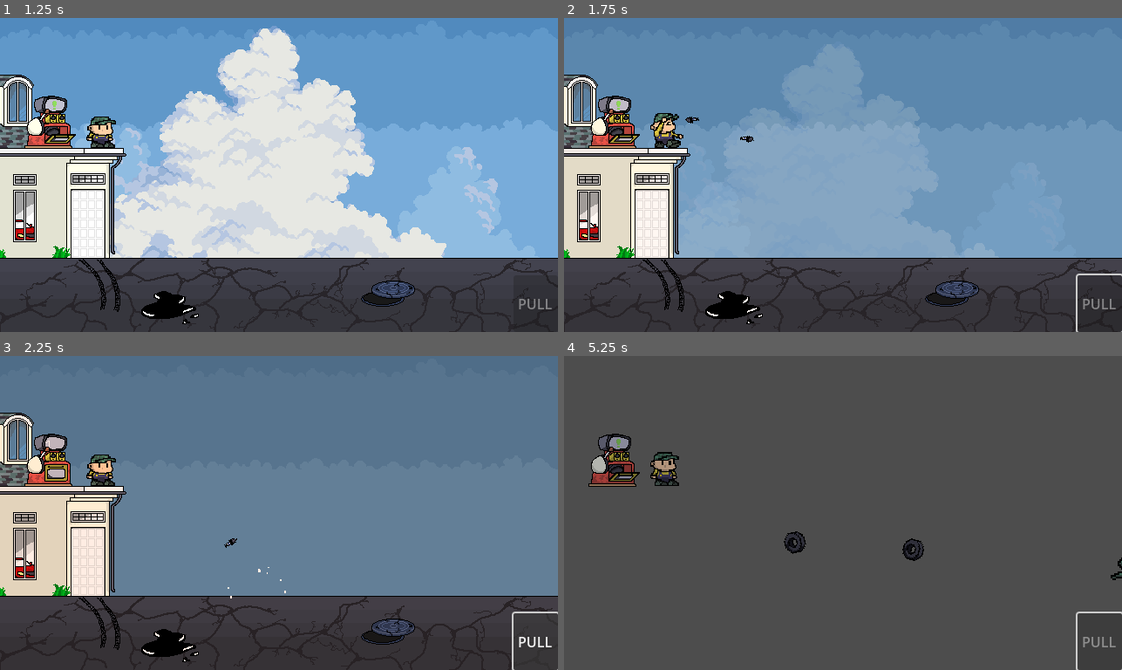
Above: before the commit, frames 1-4 (two rows, left to right).
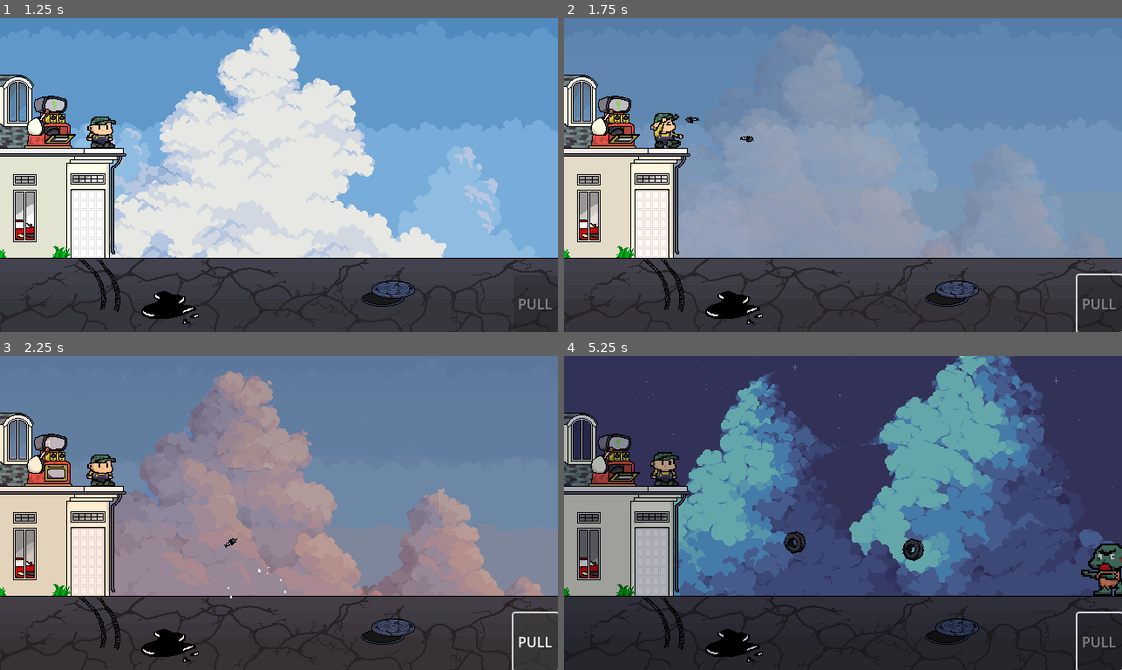
Above: after the commit, the same moments.

Repository: RayhanSP/gamedev-solo
Game: Godot game, scene res://scenes/main.tscn
The game is run twice, just before and just after one commit, with the same random seed, the same clock (stepped at 60 frames per second) and the same inputs.
Inputs:
- Up to frame 1 (1.25 s): click "PULL" at 0.5 s
- Up to frame 2 (1.75 s): tap Enter (ui_accept) at 1.25, 1.52 s; hold Right (ui_right) from 1.28 s (still down)
- Up to frame 3 (2.25 s): keep holding Right (ui_right)
- Up to frame 4 (5.25 s): tap Enter (ui_accept) at 2.27, 3.77, 4.52 s; release Right (ui_right) at 2.78 s; hold Left (ui_left) 2.78-3.53 s; hold Right (ui_right) 3.53-5.03 s; hold Left (ui_left) from 5.03 s (still down)

Frame 1 is identical in both runs. In frame 2, 1.6% of the frame differs, in the area x 33-99%, y 1-77%; in frame 3, 31%; in frame 4, 97%, in the area x 0-100%, y 0-100%.

Commit message:
fix: automatic scenery change and adjust zombie wave

Diff:
--- a/scenes/main.tscn
+++ b/scenes/main.tscn
@@ -30,7 +30,7 @@
 [ext_resource type="PackedScene" uid="uid://blfe2lt2lq7co" path="res://scenes/item_battery.tscn" id="25_vxglm"]
 
 [sub_resource type="RectangleShape2D" id="RectangleShape2D_sgp6g"]
-size = Vector2(27.072403, 17.552002)
+size = Vector2(22.266201, 17.552002)
 
 [node name="Main" type="Node2D" unique_id=159988853]
 script = ExtResource("1_2f3dj")
@@ -162,8 +162,8 @@
 scale = Vector2(6.45, 1)
 
 [node name="CollisionShape2D" type="CollisionShape2D" parent="Ground" unique_id=83386468]
-position = Vector2(17.681011, -6.119995)
-scale = Vector2(5, 4.999999)
+position = Vector2(5.6655045, -6.119995)
+scale = Vector2(5, 4.9999986)
 shape = SubResource("RectangleShape2D_sgp6g")
 
 [node name="Player" parent="." unique_id=1612350967 instance=ExtResource("1_o5qli")]
@@ -178,4 +178,4 @@
 position = Vector2(57, 118)
 
 [node name="SpawnPoint" type="Marker2D" parent="." unique_id=1221279923]
-position = Vector2(713, 257)
+position = Vector2(671, 249)
--- a/scripts/main.gd
+++ b/scripts/main.gd
@@ -1,41 +1,26 @@
 extends Node2D
 
-# === REFERENSI NODE VISUAL ===
-# Kita kumpulkan node Parallax dan Rumah ke dalam array biar gampang di-loop
-@onready var bg_layers = [
-	$ParallaxBackground/LayerDay,
-	$ParallaxBackground/LayerEvening,
-	$ParallaxBackground/LayerNight,
-	$ParallaxBackground/LayerMidnight
-]
-
-@onready var house_layers = [
-	$HouseLayers/HouseDay,
-	$HouseLayers/HouseEvening,
-	$HouseLayers/HouseNight,
-	$HouseLayers/HouseMidnight
-]
-
+@onready var time_manager = $TimeManager
 @onready var spawn_point = $SpawnPoint
 
-# === VARIABEL SCENERY & WAVE ===
-var current_phase_index: int = 0
+@export var zombie_scene: PackedScene
+
+# === VARIABEL SISTEM ===
+var wave_level: int = 1
 var phase_timer: float = 0.0
 var phase_duration: float = 15.0 # Tiap 15 detik ganti suasana
 
 # === VARIABEL SPAWNER ===
-@export var zombie_scene: PackedScene
-var wave_level: int = 1
 var spawn_timer: float = 0.0
-var current_spawn_delay: float = 3.0 # Awalnya spawn tiap 3 detik
+var current_spawn_delay: float = 3.0
 
 func _ready():
-	# Reset tampilan di awal game: Cuma nyalakan versi Day (Pagi)
-	update_scenery_visibility()
 	print(">> GAME MULAI! Wave 1: Pagi Hari")
+	randomize()
+	_kalkulasi_delay_spawn() # Set delay awal
 
 func _process(delta):
-	# 1. LOGIKA GANTI WAKTU / SCENERY (Tiap 15 Detik)
+	# 1. LOGIKA GANTI WAKTU (Panggil TimeManager)
 	phase_timer += delta
 	if phase_timer >= phase_duration:
 		phase_timer = 0.0
@@ -45,49 +30,51 @@
 	spawn_timer += delta
 	if spawn_timer >= current_spawn_delay:
 		spawn_timer = 0.0
+		_kalkulasi_delay_spawn() # Acak lagi delay untuk wave berikutnya
 		spawn_zombie_wave()
 
-# Fungsi untuk naik level dan ganti pemandangan
+# Fungsi untuk ngacak delay biar kedatangannya gak gampang ditebak
+func _kalkulasi_delay_spawn():
+	# Base delay berkurang 0.2 detik per wave, mentok paling cepat 1.5 detik
+	var base_delay = max(1.5, 3.0 - (wave_level * 0.2))
+
+	# Tambahin randomisasi -0.3 s/d +0.5 detik biar ritmenya gak kaku
+	current_spawn_delay = base_delay + randf_range(-0.3, 0.5)
+
 func advance_phase():
 	wave_level += 1
 
-	# Update index pemandangan (mentok di index 3 / Midnight)
-	if current_phase_index < bg_layers.size() - 1:
-		current_phase_index += 1
-		update_scenery_visibility()
-		print(">> Waktu Berlalu! Ganti Scenery ke Fase: ", current_phase_index)
-	else:
-		print(">> MIDNIGHT MODE TERCAPAI! SURVIVE!!")
+	# Suruh TimeManager nge-play animasinya!
+	if time_manager and time_manager.has_method("transition_to_next"):
+		time_manager.transition_to_next()
 
-	# Update Difficulty Spawner (Makin Susah)
-	# Mengurangi delay, tapi minimal mentok di 1.0 detik biar game gak crash
-	current_spawn_delay = max(1.0, 3.0 - (wave_level * 0.3))
-	print(">> WAVE LEVEL ", wave_level, "! Delay Spawn jadi: ", current_spawn_delay, " detik")
-
-# Fungsi untuk mengatur nyala/mati layer background dan rumah
-func update_scenery_visibility():
-	for i in range(bg_layers.size()):
-		# Kalau index-nya sama dengan fase sekarang, set true (nyala). Sisanya false (mati).
-		bg_layers[i].visible = (i == current_phase_index)
-		house_layers[i].visible = (i == current_phase_index)
+	print(">> WAVE LEVEL ", wave_level, "! Kesusahan Naik!")
 
 func spawn_zombie_wave():
 	if not zombie_scene:
-		print("Peringatan: Zombie Scene belum dimasukkan ke Main node!")
+		print("Peringatan: Zombie Scene kosong di Main!")
 		return
 
-	# LOGIKA ROMBONGAN: Semakin tinggi wave, makin banyak zombi yang keluar barengan!
-	var zombies_to_spawn = randi_range(1, wave_level)
+	# Matematika linear: Wave 1-2 (max 1), Wave 3-4 (max 2), Wave 5-6 (max 3)
+	var max_zombies = 1 + int((wave_level - 1) / 2.0)
+	var zombies_to_spawn = randi_range(1, max_zombies)
 
+	# Looping untuk rombongan
 	for i in range(zombies_to_spawn):
 		var zombie = zombie_scene.instantiate()
 		add_child(zombie)
 
-		# Set posisi awal di SpawnPoint
 		var spawn_pos = spawn_point.global_position
 
-		# Sebar posisi zombi sedikit biar gak numpuk di satu titik pixel persis
-		spawn_pos.x += randf_range(10, 40) * i
-		spawn_pos.y += randf_range(-15, 15)
+		# Acak Y lumayan lebar biar mereka jalan di "lajur" aspal yang beda
+		spawn_pos.y += randf_range(-30, 30)
+
+		# Acak X dikit aja, karena nanti kita kasih jeda waktu keluarnya
+		spawn_pos.x += randf_range(-10, 10)
 
 		zombie.global_position = spawn_pos
+
+		# --- KUNCI BIAR GAK BERBARIS ---
+		# Beri jeda waktu acak (0.3 s/d 1.2 detik) sebelum zombi berikutnya muncul!
+		if i < zombies_to_spawn - 1:
+			await get_tree().create_timer(randf_range(0.3, 1.2)).timeout
